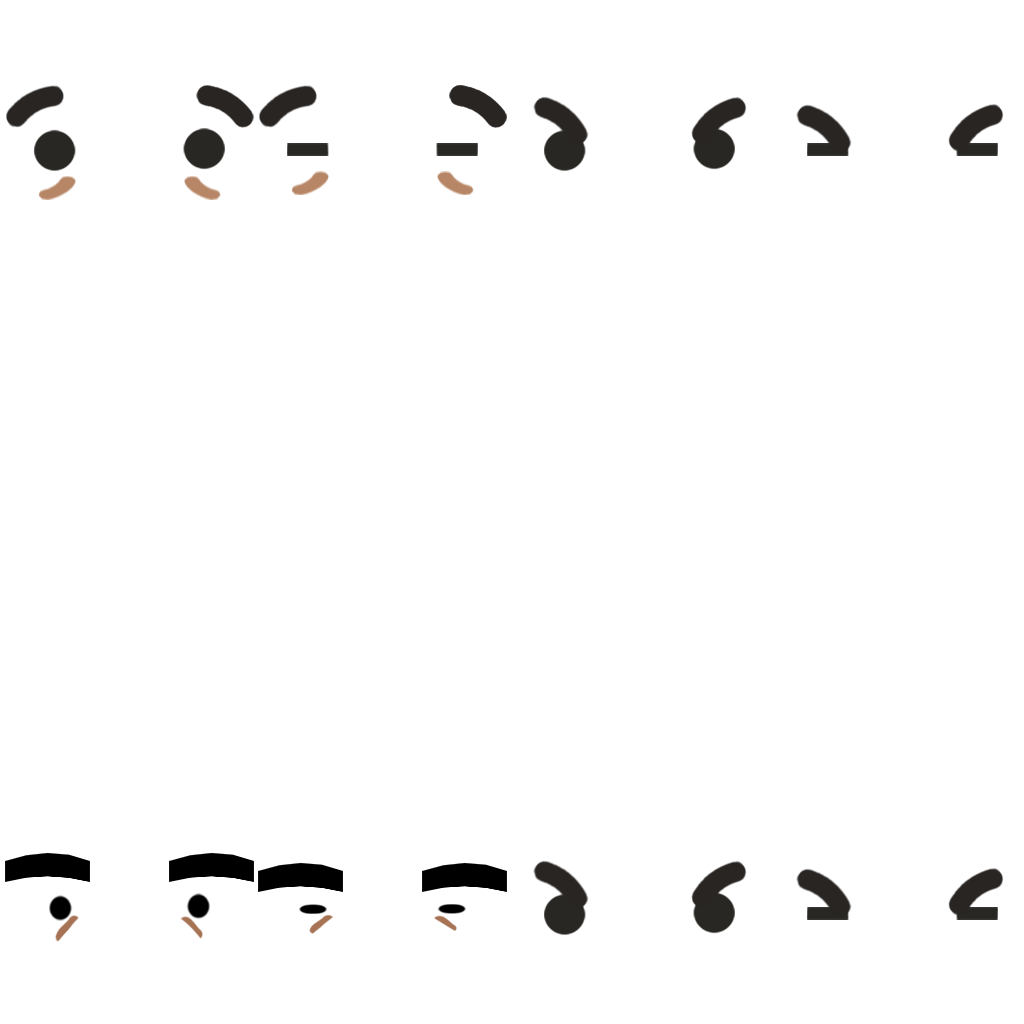
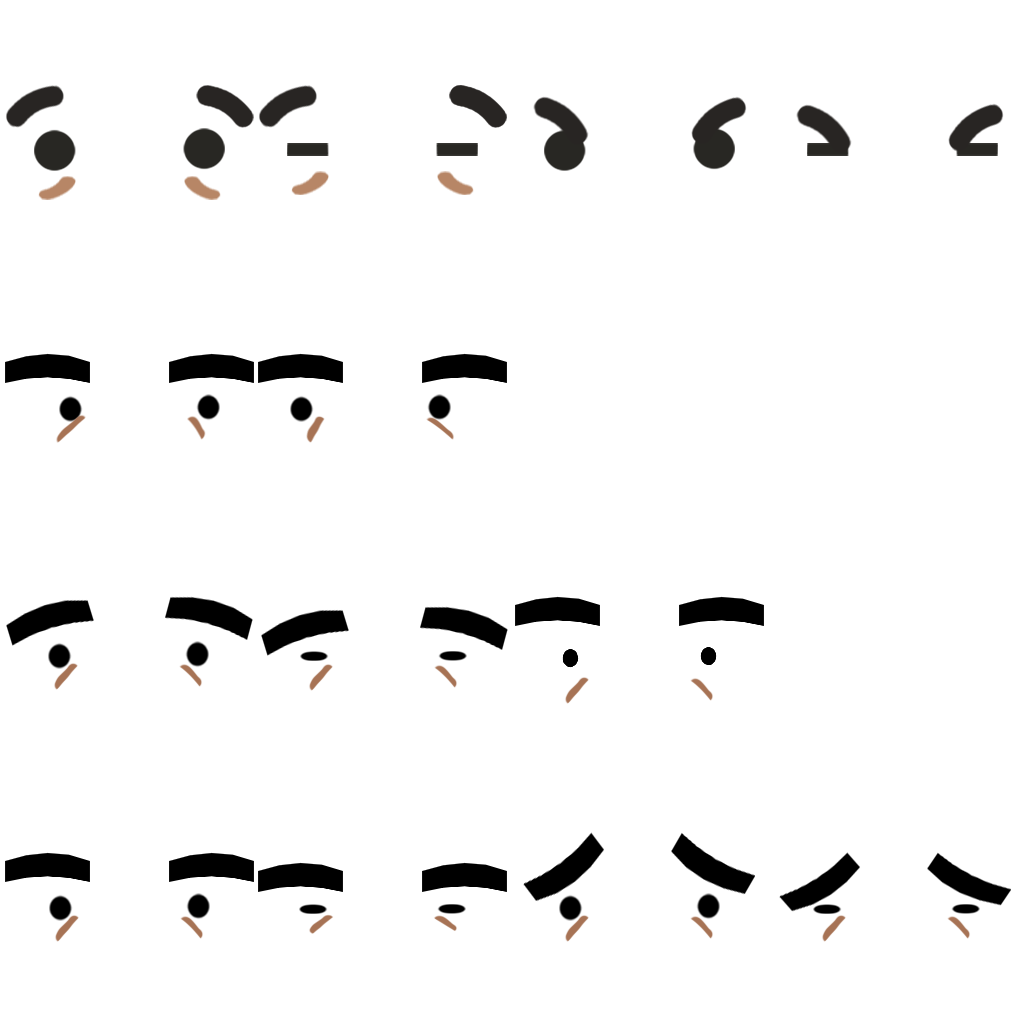
Layers edited between the first and the second 1024px x 1024px image:
added layer "Calque 3 copie 11" above "Calque 3 copie 9" over [261, 606, 508, 691]
added layer "Calque 4 copie 8" above "Calque 4 copie 2" over [515, 596, 764, 626]
added group "Groupe 1 copie 2" with 1 layers above "Groupe 1 copie" over [821, 914, 971, 942]
added layer "Calque 4" (1st of 3, in "Groupe 1 copie 2") in group "Groupe 1 copie 2" over [821, 914, 971, 942]
added group "Groupe 1 copie" with 6 layers above "Groupe 1" over [523, 647, 1011, 942]
added layer "Calque 4 copie 7" in group "Groupe 1 copie" over [565, 677, 713, 704]
added layer "Calque 3 copie 12" in group "Groupe 1 copie" over [562, 647, 717, 668]
added layer "Calque 4" (2nd of 3, in "Groupe 1 copie") in group "Groupe 1 copie" over [564, 914, 714, 942]
moved "Calque 3 copie 5" (1st of 2, in "Groupe 1 copie") into group "Groupe 1 copie", painted on it over [559, 868, 852, 921]
added layer "Calque 4 copie 4" in group "Groupe 1 copie" over [779, 852, 1011, 912]
added layer "Calque 4 copie" (1st of 2, in "Groupe 1 copie") in group "Groupe 1 copie" over [523, 832, 755, 902]
added group "Groupe 1" with 10 layers above "Calque 1 copie" over [5, 353, 507, 691]
added layer "Calque 4 copie 5" in group "Groupe 1" over [6, 596, 253, 690]
added layer "Calque 4 copie 9" (1st of 2, in "Groupe 1") in group "Groupe 1" over [306, 415, 454, 443]
added layer "Calque 3 copie 13" in group "Groupe 1" over [290, 394, 451, 422]
added layer "Calque 4 copie 9" (2nd of 2, in "Groupe 1") in group "Groupe 1" over [258, 353, 507, 383]
added layer "Calque 4 copie 6" (1st of 2, in "Groupe 1") in group "Groupe 1" over [56, 414, 206, 443]
added layer "Calque 3 copie 10" in group "Groupe 1" over [59, 394, 220, 422]
added layer "Calque 4 copie 6" (2nd of 2, in "Groupe 1") in group "Groupe 1" over [5, 353, 254, 383]
removed layer "Calque 2 copie 4" (1st of 2) over [544, 892, 735, 935]
…and 4 more changes (1 painted, 3 removed, 1 renamed, 1 stack)
